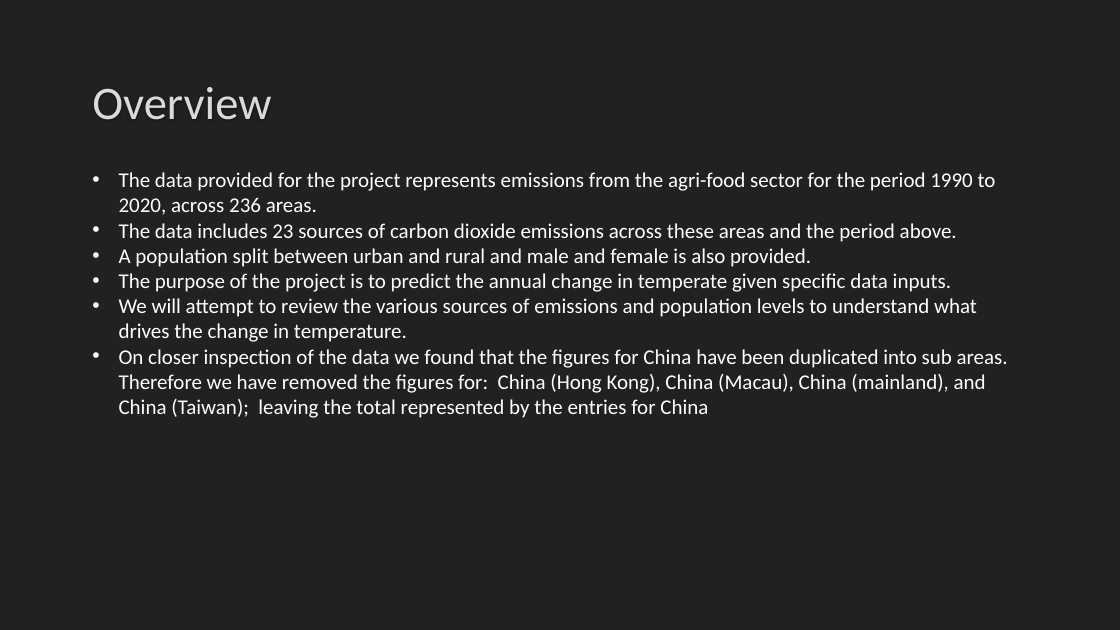
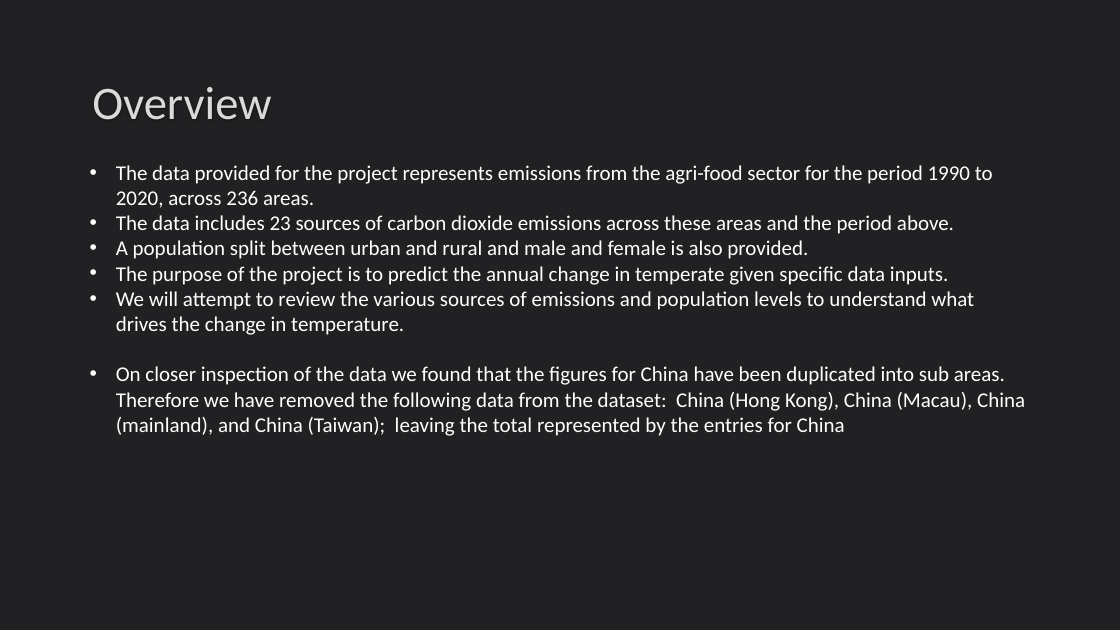
Before and after one commit to DavidFHarrison/2403PTDS_Regression_DH, a slide deck: slide 3 of Regression Project – PTDS 2403.pptx (slide 2 before the commit). Drawn at 1120x630 pixels with LibreOffice and Linux fonts; fonts in the diff are those of the drawing. Boxes give left, top, right and bottom in pixels: in the first picture for what was removed or moved away, otherwise in the second. Text is boxed around its words. In the diff, an @@ line names an element or a change of style, - is before the commit and + after.

```diff
--- a/Regression Project – PTDS 2403.pptx
+++ b/Regression Project – PTDS 2403.pptx
@@ text "The data provided for the ...": place and size @@
-text "The data provided for the ..." at <box>119,172,1008,418</box>
+text "The data provided for the ..." at <box>116,165,1025,436</box>
@@ text at <box>116,366,1025,436</box>: text changed @@
-• On closer inspection of the data we found that the figures for China have been duplicated into sub areas. Therefore we have removed the figures for: China (Hong Kong), China (Macau), China (mainland), and China (Taiwan); leaving the total represented by the entries for China
+• On closer inspection of the data we found that the figures for China have been duplicated into sub areas. Therefore we have removed the following data from the dataset: China (Hong Kong), China (Macau), China (mainland), and China (Taiwan); leaving the total represented by the entries for China
```
Also in this commit, not shown: 8 other slides changed, 11 slides added, 4 other files.
